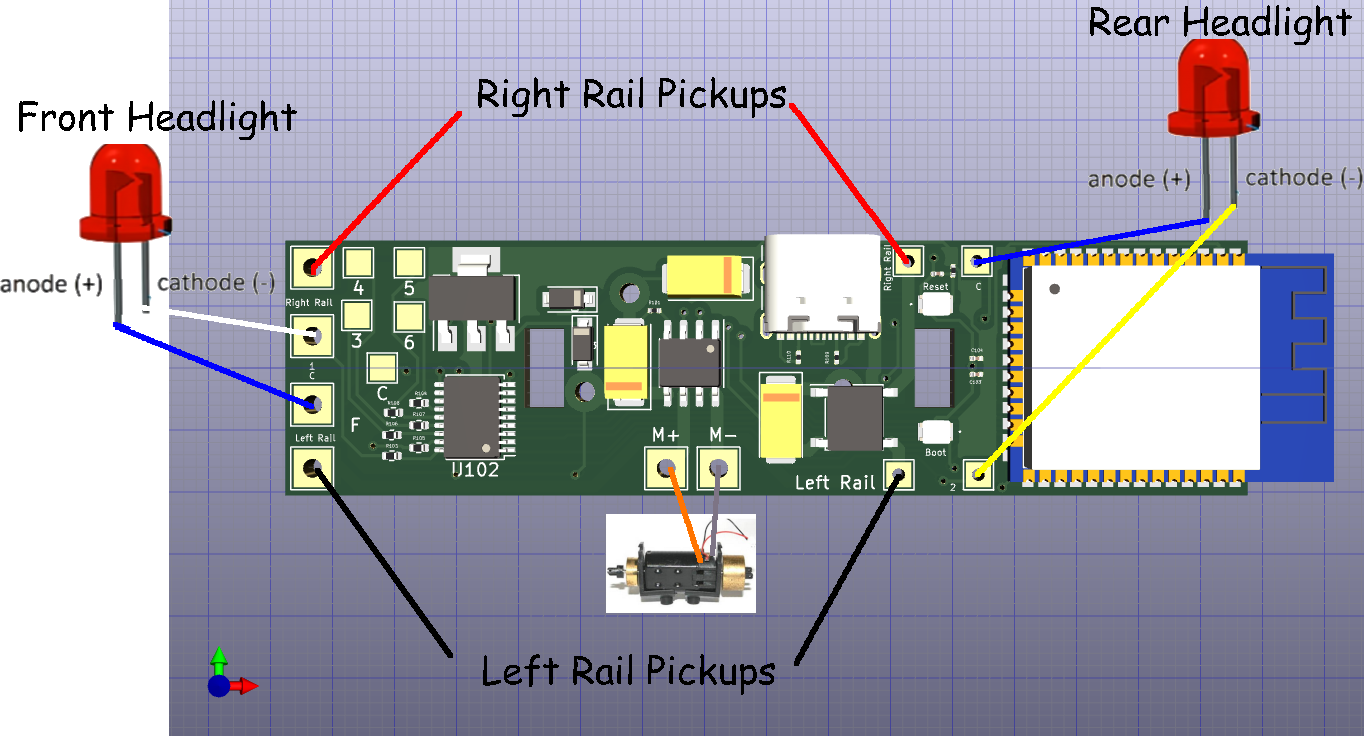
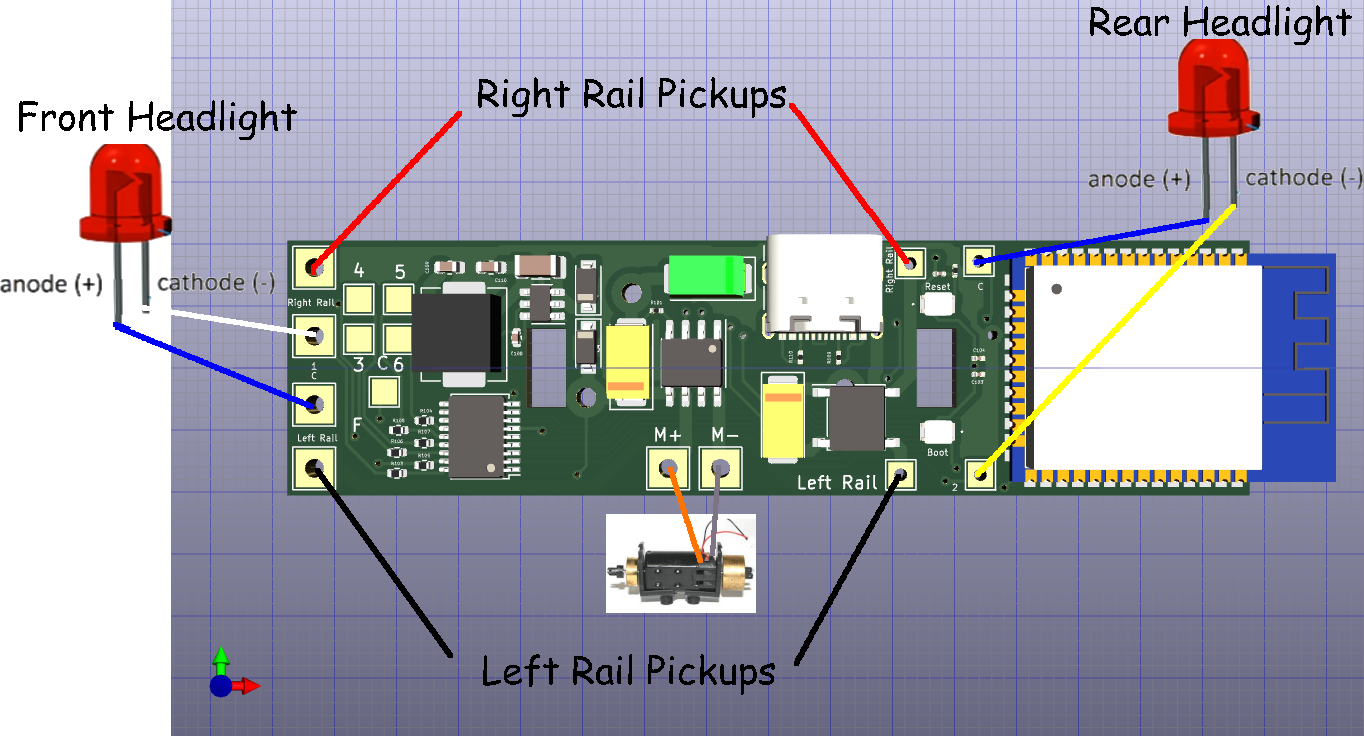
Layered file, before and after one edit (w=1364, h=736). Changes by layer:
painted on "AtlasLightBoardWiFiLCCTraction_Top3D.png" over 169, 0, 1364, 736
